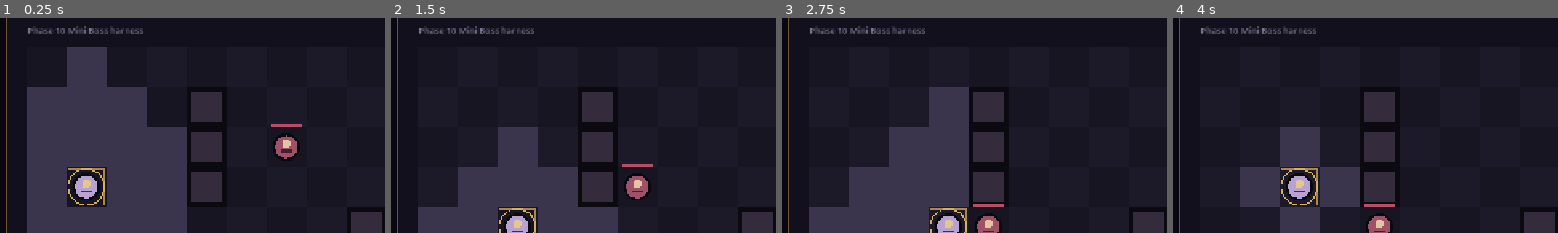
Above: before the commit, frames 1-4 (left to right).
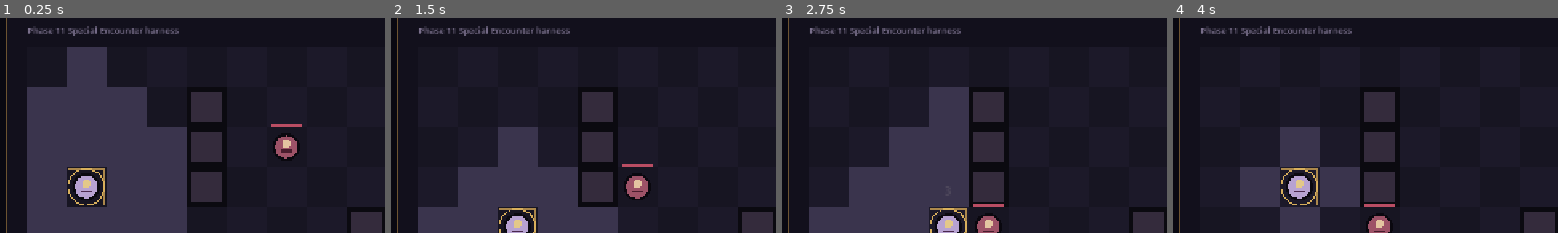
Above: after the commit, the same moments.

Repository: 0xyu/darktest
Game: Godot game, scene res://scenes/world/Main.tscn
Same seed, same stepped clock (60 frames per second), same inputs: the game is played once before the commit and once after it.
Inputs (mouse positions are % of the whole screen's width and height, from its top left):
- Up to frame 1 (0.25 s): no input
- Up to frame 2 (1.5 s): tap Enter at 0.5 s; move the mouse to (73, 45) at 0.52 s; hold D (move_right) 0.53-1.28 s; hold F (attack) 0.53-1.28 s; click (73, 45) at 0.67 s; tap Space (primary_action) at 1.25 s; move the mouse to (29, 55) at 1.27 s; hold S (move_down) from 1.28 s (still down); tap F (attack) at 1.35 s
- Up to frame 3 (2.75 s): tap Enter at 2 s; move the mouse to (60, 27) at 2.02 s; release S (move_down) at 2.03 s; hold D (move_right) from 2.03 s (still down); hold Space (primary_action) from 2.03 s (still down); tap F (attack) at 2.3 s
- Up to frame 4 (4 s): move the mouse to (45, 71) at 2.77 s; release D (move_right) at 2.78 s; release Space (primary_action) at 2.78 s; hold W (move_up) 2.78-3.53 s; tap F (attack) at 2.85 s; click (45, 71) at 2.92 s; tap Enter at 3.5 s; move the mouse to (81, 66) at 3.52 s; hold A (move_left) from 3.53 s (still down); hold F (attack) from 3.53 s (still down)
The pictures show only the part of the screen within x 0-50%, y 7-57%; the shares and areas given below are measured in that part.

The runs differ from the first frame. In frame 1, 0.5% of the frame differs, in the area x 15-47%, y 3-9%; in frame 2, 0.5%; in frame 3, 0.5%; in frame 4, 0.5%.
Error before the commit: Invalid call. Nonexistent 'float' constructor. (res://scripts/combat/combat_system.gd:55)

Commit message:
fix gameplay runtime error Invalid call. Nonexistent 'float' constructor.

Diff:
--- a/scripts/combat/combat_system.gd
+++ b/scripts/combat/combat_system.gd
@@ -50,10 +50,13 @@
 	var attack_power: int = maxi(int(attacker_stats.get("attack")), 0)
 	var defense: int = maxi(int(target_stats.get("defense")), 0)
 	result.raw_damage = maxi(1, attack_power - defense)
-	result.final_damage = maxi(1, roundi(float(result.raw_damage) * maxf(damage_multiplier, 0.0)))
+	result.final_damage = maxi(1, roundi(result.raw_damage * maxf(damage_multiplier, 0.0)))
 
-	var critical_chance: float = clampf(float(attacker_stats.get("critical_chance")), 0.0, 1.0)
-	var critical_damage: float = maxf(float(attacker_stats.get("critical_damage")), 1.0)
+	var critical_chance: float = 0.0
+	var critical_damage: float = 1.0
+	if attacker_stats is PlayerStats:
+		critical_chance = clampf(attacker_stats.critical_chance, 0.0, 1.0)
+		critical_damage = maxf(attacker_stats.critical_damage, 1.0)
 	if critical_chance > 0.0 and _random_number_generator.randf() < critical_chance:
 		result.is_critical = true
 		result.final_damage = maxi(1, roundi(result.raw_damage * critical_damage))
--- a/scripts/systems/phase_7_smoke_test.gd
+++ b/scripts/systems/phase_7_smoke_test.gd
@@ -44,6 +44,10 @@
 	_expect(result.final_damage == 23, "critical damage uses the 150 percent multiplier")
 	_expect(enemy.enemy_stats.current_hp == 77, "damage reduces enemy HP")
 
+	combat.connect_actor(enemy)
+	enemy.attack_requested.emit(enemy, player)
+	_expect(player.player_stats.current_hp == 97, "enemy attack resolves without player-only critical stats")
+
 	var far_enemy := EnemyController.new()
 	far_enemy.grid_path = NodePath("../Grid")
 	far_enemy.grid_position = Vector2i(5, 1)
--- a/scripts/world/grid_test.gd
+++ b/scripts/world/grid_test.gd
@@ -145,7 +145,7 @@
 	draw_rect(Rect2(34, 26, 1212, 668), Color("6c5331"), false, 2.0)
 	var font: Font = ThemeDB.fallback_font
 	draw_string(font, Vector2(66, 66), "DARK FANTASY // STAGE GENERATION", HORIZONTAL_ALIGNMENT_LEFT, -1, 25, Color("e2c988"))
-	draw_string(font, Vector2(68, 91), "Phase 10 Mini Boss harness", HORIZONTAL_ALIGNMENT_LEFT, -1, 14, Color("887d9b"))
+	draw_string(font, Vector2(68, 91), "Phase 11 Special Encounter harness", HORIZONTAL_ALIGNMENT_LEFT, -1, 14, Color("887d9b"))
 
 	draw_rect(Rect2(900, 112, 308, 570), Color("171522"), true)
 	draw_rect(Rect2(900, 112, 308, 570), Color("4d465e"), false, 1.0)
Not shown, changed: README.md
